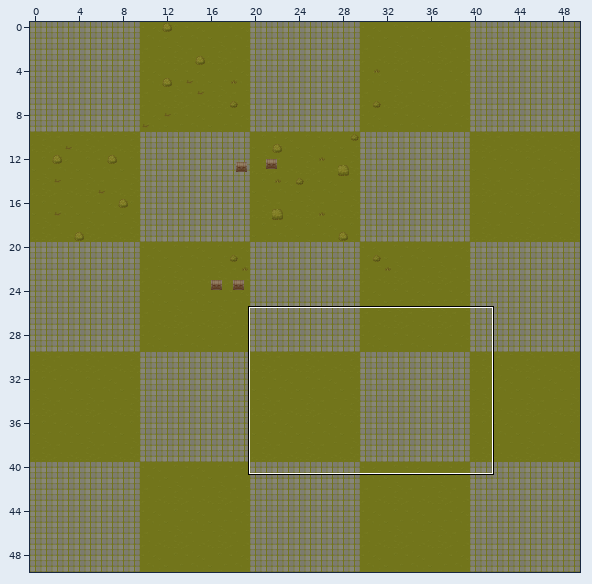
Level history. Tiled map: PixiJS/assets/tilemaps/TreasureHunter2D.tmx. The picture above shows the old version from afar; the outline marks the close-up.
Close-up. Before the commit:
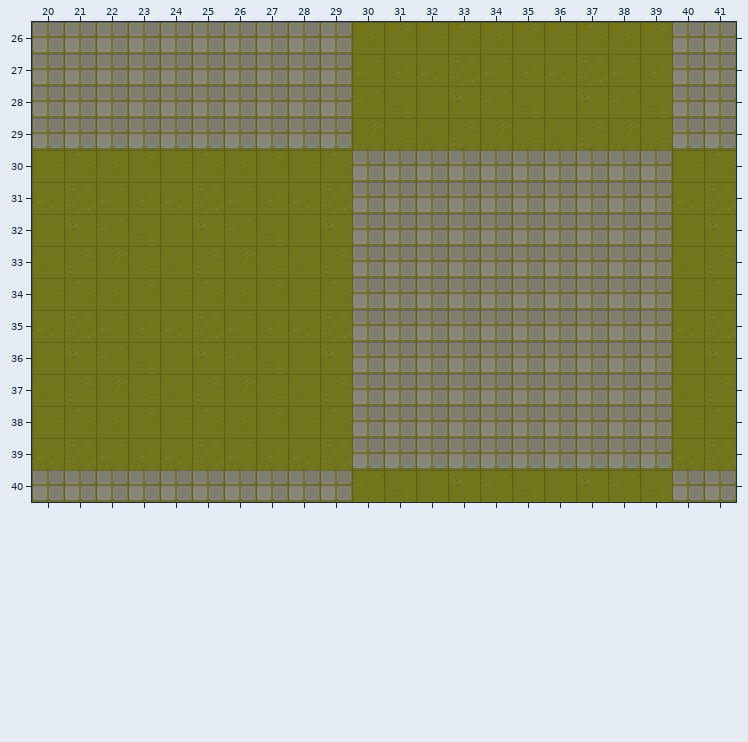
Cells are 32x32 px. Shown: x 20..41, y 26..40. The commit also changed other parts of the map, which this record leaves out.
The same view after the edit:
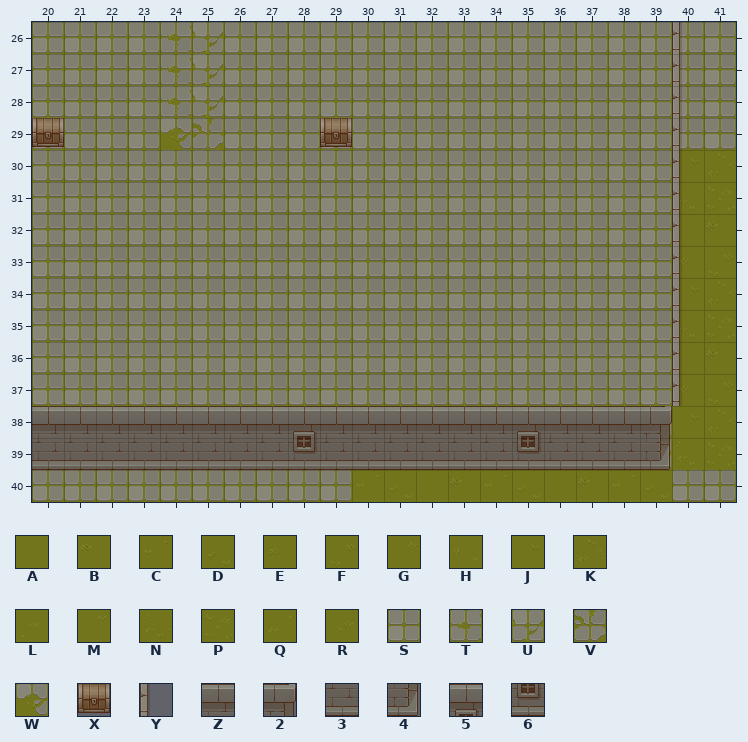
Key: from "GrassTileset": A 0, B 1, C 2, D 3, E 8, F 9, G 10, H 11, J 16, K 17, L 18, M 19, N 24, P 25, Q 26, R 27, S 32, T 40, U 41, V 49, W 57; from "ObjectsTileset": X 19; from "WallTileset": Y 25, Z 50, 2 51, 3 66, 4 67, 5 102, 6 118.
_ is an empty cell.
Objects are placed by their top-left corner, in cells (3,4 is the top-left corner of cell 3,4); size is 1x1 cell unless given.
Tiles of an added or newly shown layer are drawn over the layers below it.
Change:
Layer "GroundLayer":
Tile N gives way to one hidden under a higher layer in row 39 at x 20, 24 and 28.
Tile P gives way to one hidden under a higher layer in row 39 at x 21, 25 and 29.
Tile Q gives way to one hidden under a higher layer in row 39 at x 22 and 26.
Tile R gives way to one hidden under a higher layer in row 39 at x 23 and 27.
Tile A becomes tile S in row 28 at x 32 and 36; in row 32 at x 20, 24 and 28; in row 36 at x 20, 24 and 28.
Tile B becomes tile S in row 28 at x 33 and 37; in row 32 at x 21, 25 and 29; in row 36 at x 21, 25 and 29.
Tile C becomes tile S in row 28 at x 30, 34 and 38; in row 32 at x 22 and 26; in row 36 at x 22 and 26.
Tile D becomes tile S in row 28 at x 31, 35 and 39; in row 32 at x 23 and 27; in row 36 at x 23 and 27.
Tile E becomes tile S in row 29 at x 32 and 36; in row 33 at x 20, 24 and 28; in row 37 at x 20, 24 and 28.
Tile F becomes tile S in row 29 at x 33 and 37; in row 33 at x 21, 25 and 29; in row 37 at x 21, 25 and 29.
Tile G becomes tile S in row 29 at x 30, 34 and 38; in row 33 at x 22 and 26; in row 37 at x 22 and 26.
Tile H becomes tile S in row 29 at x 31, 35 and 39; in row 33 at x 23 and 27; in row 37 at x 23 and 27.
Tile J becomes tile S in row 26 at x 32 and 36; in row 30 at x 20, 24 and 28; in row 34 at x 20, 24 and 28; in row 38 at x 20, 24 and 28.
Tile K becomes tile S in row 26 at x 33 and 37; in row 30 at x 21, 25 and 29; in row 34 at x 21, 25 and 29; in row 38 at x 21, 25 and 29.
Tile L becomes tile S in row 26 at x 30, 34 and 38; in row 30 at x 22 and 26; in row 34 at x 22 and 26; in row 38 at x 22 and 26.
Tile M becomes tile S in row 26 at x 31, 35 and 39; in row 30 at x 23 and 27; in row 34 at x 23 and 27; in row 38 at x 23 and 27.
Tile N becomes tile S in row 27 at x 32 and 36; in row 31 at x 20, 24 and 28; in row 35 at x 20, 24 and 28.
Tile P becomes tile S in row 27 at x 33 and 37; in row 31 at x 21, 25 and 29; in row 35 at x 21, 25 and 29.
Tile Q becomes tile S in row 27 at x 30, 34 and 38; in row 31 at x 22 and 26; in row 35 at x 22 and 26.
Tile R becomes tile S in row 27 at x 31, 35 and 39; in row 31 at x 23 and 27; in row 35 at x 23 and 27.
Tile S becomes tile T in rows 26 to 28 at x 24.
Tile S becomes tile U in rows 26 to 28 at x 25.
Tile S becomes tile V in row 29 at x 25.
Tile S becomes tile W in row 29 at x 24.
Layer "ObjectLayer":
A new object: X at 29,29.
A new object: X at 20,29.
Layer "Walls" (added):
The author put tile 2 in row 38 at x 39.
The author put tile 3 in row 39 at x 20 to 27, 29 to 34 and 36 to 38.
The author put tile 4 in row 39 at x 39.
The author put tile 5 in row 38 at x 28 and 35.
The author put tile 6 in row 39 at x 28 and 35.
The author put tile Y in rows 26 to 37 at x 40.
The author put tile Z in row 38 at x 20 to 27, 29 to 34 and 36 to 38.
